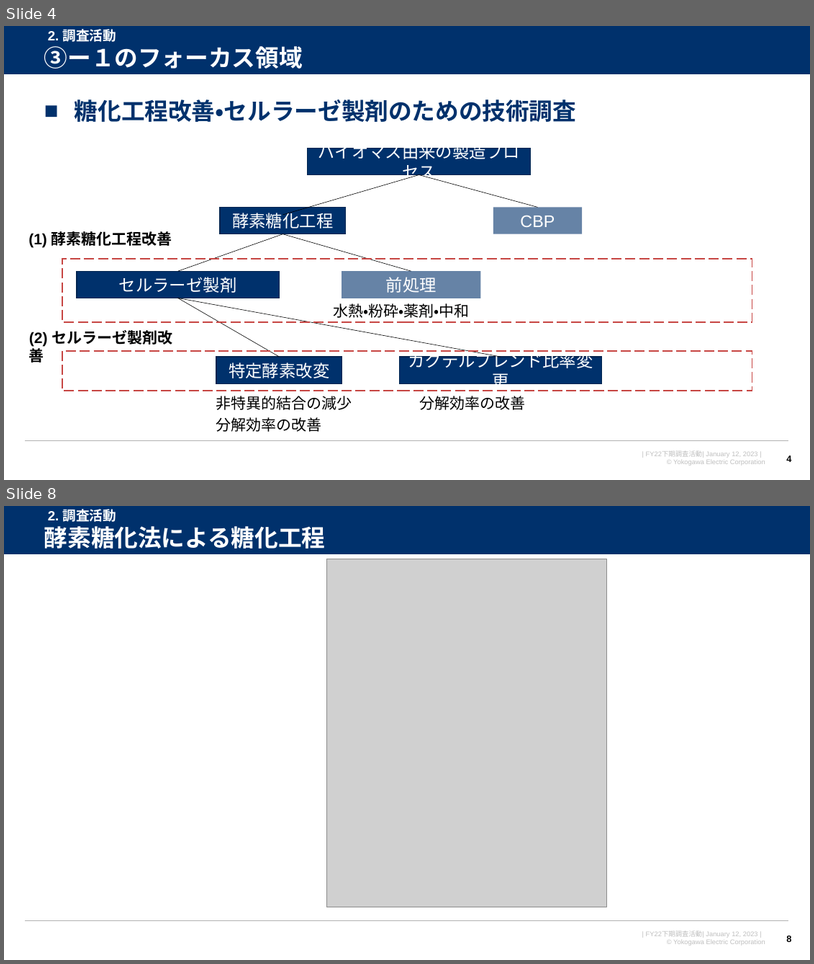
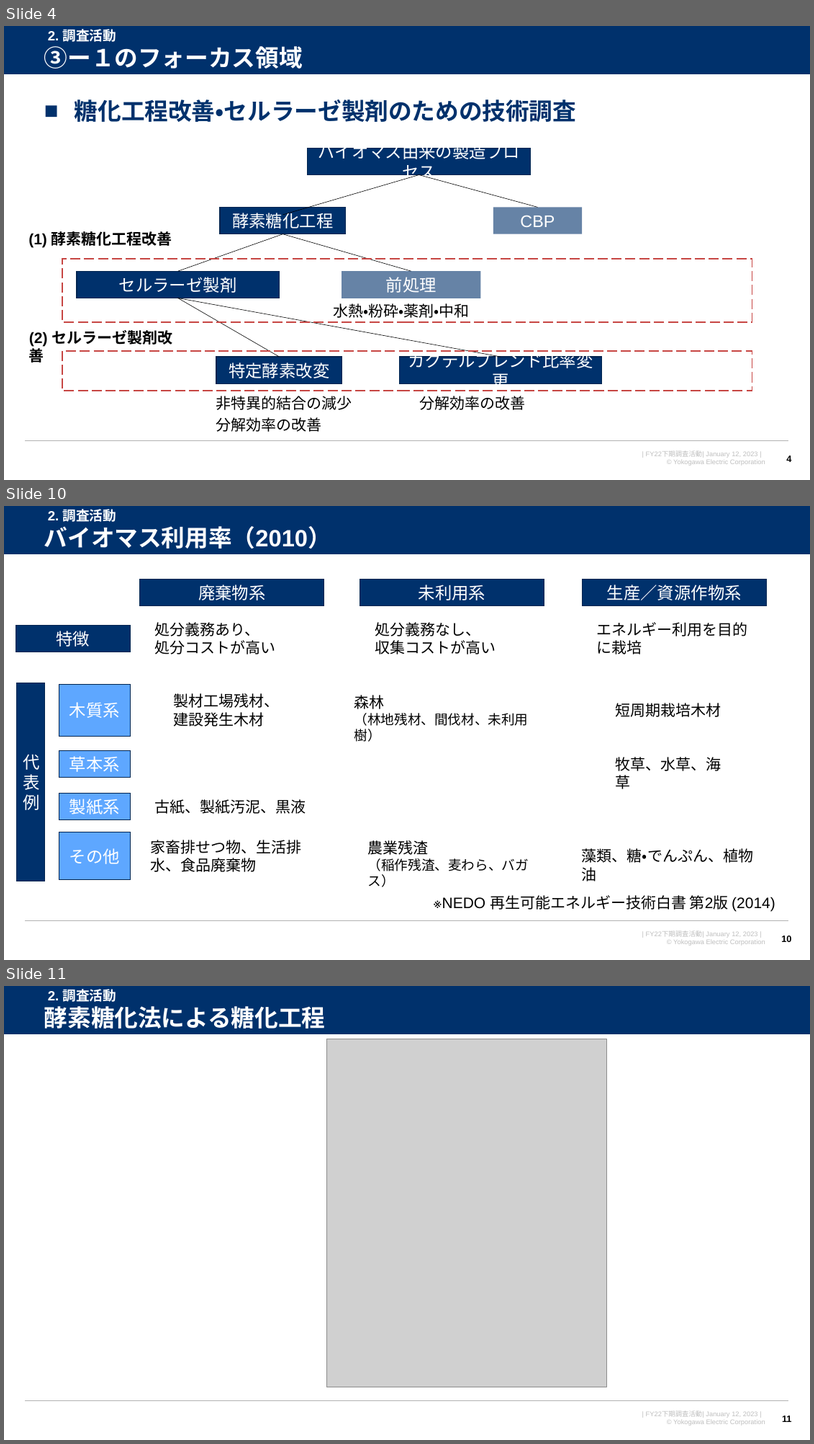
Before and after one commit to watarukumagai-git/denovo, a slide deck: survey_doc/230119_人工酵素設計_進捗報告_rev.0.pptx. Shown one above the other, each under a label of ours: slides 4 and 8 before the commit, slides 4, 10 and 11 after it; the slides between them are not shown. The pictures are 814x964 and 814x1444 pixels, drawn with LibreOffice and Linux fonts; fonts in the diff are those of the drawing; grey boxes stand for pictures; background and template pictures are left out. Boxes give left, top, right and bottom in pixels: in the first picture for what was removed or moved away, otherwise in the second. Text is boxed around its words. In the diff, an @@ line names an element or a change of style, - is before the commit and + after.

```diff
--- a/survey_doc/230119_人工酵素設計_進捗報告_rev.0.pptx
+++ b/survey_doc/230119_人工酵素設計_進捗報告_rev.0.pptx
@@ slide 10 added at [4,506,810,960], background #FFFFFF; not listed: 4 template elements that a slide beside it also shows @@
@@ text added at [44,526,332,548], 28 pt, text #FFFFFF, bold @@
+バイオマス利用率（2010）
@@ text added at [48,509,116,522], 16 pt, text #FFFFFF, bold @@
+2. 調査活動
@@ rectangle added at [140,579,324,606], fill #00316C, outline #002450 1 pt, 20 pt, text #FFFFFF @@
+廃棄物系
@@ rectangle added at [360,579,545,606], fill #00316C, outline #002450 1 pt, 20 pt, text #FFFFFF @@
+未利用系
@@ rectangle added at [583,579,767,606], fill #00316C, outline #002450 1 pt, 20 pt, text #FFFFFF @@
+生産／資源作物系
@@ rectangle added at [16,626,130,651], fill #00316C, outline #002450 1 pt, 20 pt, text #FFFFFF @@
+特徴
@@ text added at [154,622,275,654], 18 pt, text #000000 @@
+処分義務あり、
+処分コストが高い
@@ text added at [375,622,496,654], 18 pt, text #000000 @@
+処分義務なし、
+収集コストが高い
@@ text added at [597,622,748,654], 18 pt, text #000000 @@
+エネルギー利用を目的に栽培
@@ rectangle added at [17,682,44,881], fill #00316C, outline #002450 1 pt, 20 pt, text #FFFFFF @@
+代表例
@@ rectangle added at [59,684,130,736], fill #5EA7FF, outline #002450 1 pt, 20 pt, text #FFFFFF @@
+木質系
@@ text added at [173,693,279,726], 18 pt, text #000000 @@
+製材工場残材、
+建設発生木材
@@ text added at [355,695,529,741], 16 pt, text #000000 @@
+森林
+（林地残材、間伐材、未利用樹）
@@ text added at [616,703,722,717], 18 pt, text #000000 @@
+短周期栽培木材
@@ rectangle added at [59,750,130,777], fill #5EA7FF, outline #002450 1 pt, 20 pt, text #FFFFFF @@
+草本系
@@ text added at [616,757,722,789], 18 pt, text #000000 @@
+牧草、水草、海草
@@ rectangle added at [59,793,130,819], fill #5EA7FF, outline #002450 1 pt, 20 pt, text #FFFFFF @@
+製紙系
@@ text added at [154,799,306,813], 18 pt, text #000000 @@
+古紙、製紙汚泥、黒液
@@ rectangle added at [59,832,130,880], fill #5EA7FF, outline #002450 1 pt, 20 pt, text #FFFFFF @@
+その他
@@ text added at [150,839,301,872], 18 pt, text #000000 @@
+家畜排せつ物、生活排水、食品廃棄物
@@ text added at [368,840,529,887], 16 pt, text #000000 @@
+農業残渣
+（稲作残渣、麦わら、バガス）
@@ text added at [582,848,754,862], 18 pt, text #000000 @@
+藻類、糖・でんぷん、植物油
@@ text added at [442,895,776,911], 18 pt, text #000000 @@
+※NEDO 再生可能エネルギー技術白書 第2版 (2014)
@@ page number added at [782,935,792,942], 11 pt, text #000000, bold @@
+10
@@ what was slide 8 is now slide 11 @@
@@ page number at [782,1415,792,1422]: text changed @@
-8
+11
```
Also in this commit, not shown: 3 slides changed, 2 other slides added.
